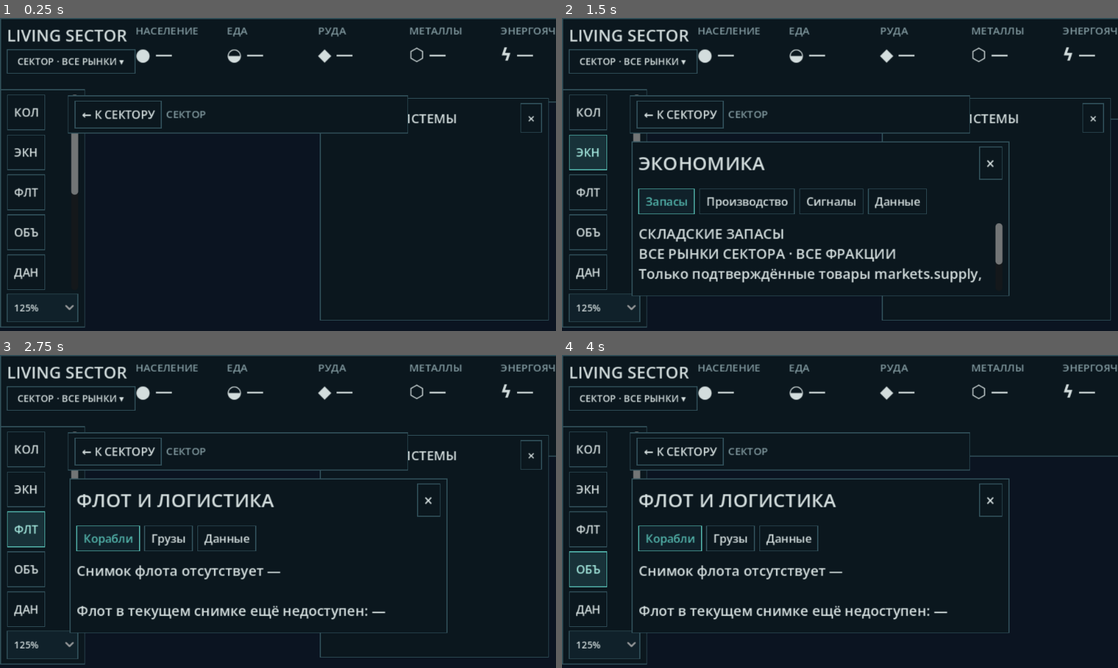
Above: before the commit, frames 1-4 (two rows, left to right).
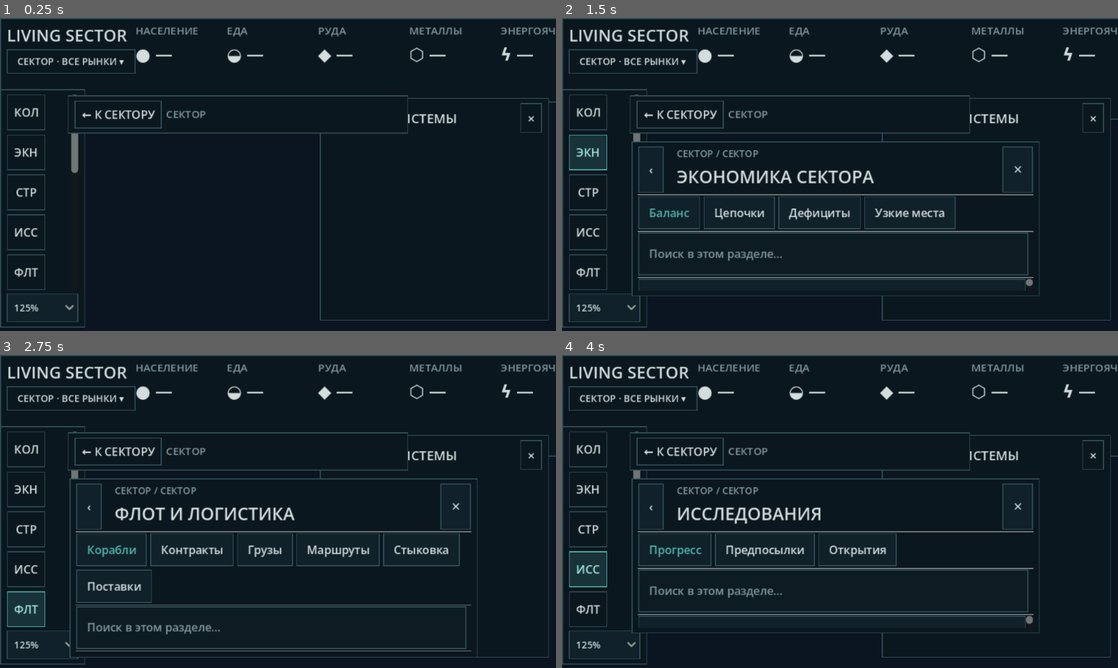
Above: after the commit, the same moments.

Repository: Mefits/Living-Sector
Game: Godot game, scene res://scenes/main.tscn
Two runs of this game, one before a commit and one after it. Both use one fixed random seed, a clock stepped at 60 frames per second and the inputs below.
Inputs (mouse positions are in pixels of both pictures, inside the frame that each line leads up to):
- Up to frame 1 (0.25 s): no input
- Up to frame 2 (1.5 s): click "КОЛ" at 0.5 s; click "ЭКН" at 1.25 s
- Up to frame 3 (2.75 s): click "ФЛТ" at 2 s
- Up to frame 4 (4 s): click (589, 530) at 2.75 s, where only the run after the commit has a clickable "СТР"; click (589, 567) at 3.5 s, where only the run before the commit has a clickable "ОБЪ"

The runs differ from the first frame. In frame 1, 0.4% of the frame differs, in the area x 2-15%, y 48-84%; in frame 2, 8.2%; in frame 3, 9.5%, in the area x 1-86%, y 39-97%; in frame 4, 7.5%.

Commit message:
Activate entire Figma Make WorkspaceShell in Godot: all seven sections, native tabs, navigation history and source-backed windows

Diff:
--- a/godot/scripts/view/strategy_ui.gd
+++ b/godot/scripts/view/strategy_ui.gd
@@ -3,6 +3,7 @@
 const ContextData = preload("res://scripts/view/colony_context_projection.gd")
 const FacilityNames = preload("res://scripts/view/facility_labels_ru.gd")
 const ShipPresence = preload("res://scripts/view/ship_body_projection.gd")
+const FullWorkspaces = preload("res://scripts/view/strategy_workspaces.gd")
 ## Living Sector strategy HUD — Figma-inspired, read-only presentation.
 ## The game owns the map, authoritative economy, orders and clock.
 ## Never requests a new world_snapshot or invents per-tick trends.
@@ -49,6 +50,9 @@
 var _outliner_list: VBoxContainer
 var _outliner_signature: String = ""
 var _window: PanelContainer
+var _workspace_ui
+var _workspace_history: Array[Dictionary] = []
+var _workspace_focus: String = ""
 var _window_title: Label
 var _window_text: RichTextLabel
 var _window_tabs: HFlowContainer
@@ -198,7 +202,10 @@
     for entry in [
         {"text":"КОЛ", "tip":"Открыть колонию", "action":"colony"},
         {"text":"ЭКН", "tip":"Экономика рынков", "action":"economy"},
-        {"text":"ФЛТ", "tip":"Корабли и груз", "action":"fleet"},
+        {"text":"СТР", "tip":"Проекты, материалы, поставщики", "action":"construction"},
+        {"text":"ИСС", "tip":"Исследования и открытия", "action":"research"},
+        {"text":"ФЛТ", "tip":"Корабли, контракты, грузы, маршруты", "action":"fleet"},
+        {"text":"УПР", "tip":"Автономное управление фракциями", "action":"administration"},
         {"text":"ОБЪ", "tip":"Показать/скрыть список объектов", "action":"outliner"},
         {"text":"ДАН", "tip":"Подробные данные N39", "action":"technical"},
         {"text":"НАБ", "tip":"Наблюдение и диагностика", "action":"observer"},
@@ -352,6 +359,17 @@
     _window_text.add_theme_font_size_override("normal_font_size", 16)
     _window_text.add_theme_color_override("default_color", TEXT)
     col.add_child(_window_text)
+    # The old debug window is kept as noninteractive fallback only;
+    # the active management UI is the complete Figma Make WorkspaceShell.
+    col.visible = false
+    _workspace_ui = FullWorkspaces.new()
+    _workspace_ui.size_flags_horizontal = Control.SIZE_EXPAND_FILL
+    _workspace_ui.size_flags_vertical = Control.SIZE_EXPAND_FILL
+    _workspace_ui.navigate_requested.connect(_route_workspace)
+    _workspace_ui.select_requested.connect(_select_from_workspace)
+    _workspace_ui.back_requested.connect(_workspace_back)
+    _workspace_ui.close_requested.connect(_close_window)
+    _window.add_child(_workspace_ui)
 
 func _build_selection_card() -> void:
     _selection_card = _panel()
@@ -384,7 +402,9 @@
 func _open_selection_details() -> void:
     _window_mode = ("ship" if not _ship.is_empty() else (
         "facility" if not _facility.is_empty() else "colony"))
-    _tab = "Обзор"
+    _tab = "Обзор" if _window_mode != "facility" else "Процесс"
+    _workspace_history.clear()
+    _workspace_focus = ""
     _window.visible = true
     _update_selection_card()
     _update_window()
@@ -425,7 +445,9 @@
     if _window == null:
         return
     _window.offset_left = 80
-    _window.offset_right = minf(760.0, maxf(515.0, size.x - 370.0))
+    # Figma management sheets are intentionally roomy but never permanent.
+    # Leave the 265px right outliner visible at 1366x768 and on wider displays.
+    _window.offset_right = minf(1040.0, maxf(550.0, size.x - 350.0))
     _window.offset_top = 142
     _window.offset_bottom = -40
 
@@ -476,6 +498,8 @@
 func _close_window() -> void:
     _window.visible = false
     _window_mode = ""
+    _workspace_history.clear()
+    _workspace_focus = ""
     _update_selection_card()
 
 func _activate(kind: String) -> void:
@@ -507,12 +531,13 @@
             if row is Dictionary and not str(row.get("body", "")).is_empty():
                 _select_body(str(row["body"]))
                 break
+    _workspace_history.clear()
+    _workspace_focus = ""
     _window_mode = kind
-    _tab = ("Запасы" if kind == "economy" else (
-        "Корабли" if kind == "fleet" else (
-        "Данные" if kind == "technical" else "Обзор")))
+    _tab = str(FullWorkspaces.TABS.get(kind, ["Данные"])[0])
     _window.visible = true
     _update_window()
+    _update_selection_card()
 
 func _select_body(id: String) -> void:
     if _game == null:
@@ -761,6 +786,61 @@
                 break
     _outliner_list.add_child(_label("Источник: действующий World / N39", 10, MUTED))
 
+## Cross-workspace navigation is a local UI history, not a second
+## simulation or new modal window for every React route.
+func _route_workspace(mode: String, tab: String, focus: String = "") -> void:
+    if _window.visible and not _window_mode.is_empty() and (
+            _window_mode != mode or _tab != tab or _workspace_focus != focus):
+        _workspace_history.append({
+            "mode":_window_mode, "tab":_tab, "focus":_workspace_focus,
+            "body":_body, "facility":_facility, "ship":_ship})
+        if _workspace_history.size() > 20:
+            _workspace_history.pop_front()
+    _window_mode = mode
+    _tab = tab
+    _workspace_focus = focus
+    _window.show()
+    _update_window()
+    _update_selection_card()
+
+func _select_from_workspace(kind: String, id: String) -> void:
+    if id.is_empty():
+        return
+    if _window.visible and not _window_mode.is_empty():
+        _workspace_history.append({
+            "mode":_window_mode, "tab":_tab, "focus":_workspace_focus,
+            "body":_body, "facility":_facility, "ship":_ship})
+    match kind:
+        "facility":
+            _select_facility(id)
+            _window_mode = "facility"
+            _tab = "Процесс"
+        "ship":
+            _select_ship(id)
+            _window_mode = "ship"
+            _tab = "Обзор"
+        "body":
+            _select_body(id)
+            _window_mode = "colony"
+            _tab = "Обзор"
+        _:
+            return
+    _workspace_focus = id
+    _window.show()
+    _update_window()
+
+func _workspace_back() -> void:
+    if _workspace_history.is_empty():
+        _close_window()
+        return
+    var record: Dictionary = _workspace_history.pop_back()
+    _window_mode = str(record.get("mode", ""))
+    _tab = str(record.get("tab", "Обзор"))
+    _workspace_focus = str(record.get("focus", ""))
+    # Selection in the actual game remains authoritative. History only
+    # navigates presentation and never resurrects a stale N39 object.
+    _update_window()
+
 func _tabs_for_mode() -> Array[String]:
     match _window_mode:
         "colony":
@@ -812,6 +892,11 @@
 
 func _update_window() -> void:
     if _window == null or not _window.visible:
+        return
+    if _workspace_ui != null:
+        _workspace_ui.show_state(_window_mode, _tab, _world, _economy,
+            _effective_body(), _facility, _ship, _tick, _workspace_focus,
+            _diagnostic_text)
         return
     var title: String = str({
         "colony":"КОЛОНИЯ", "economy":"ЭКОНОМИКА",
